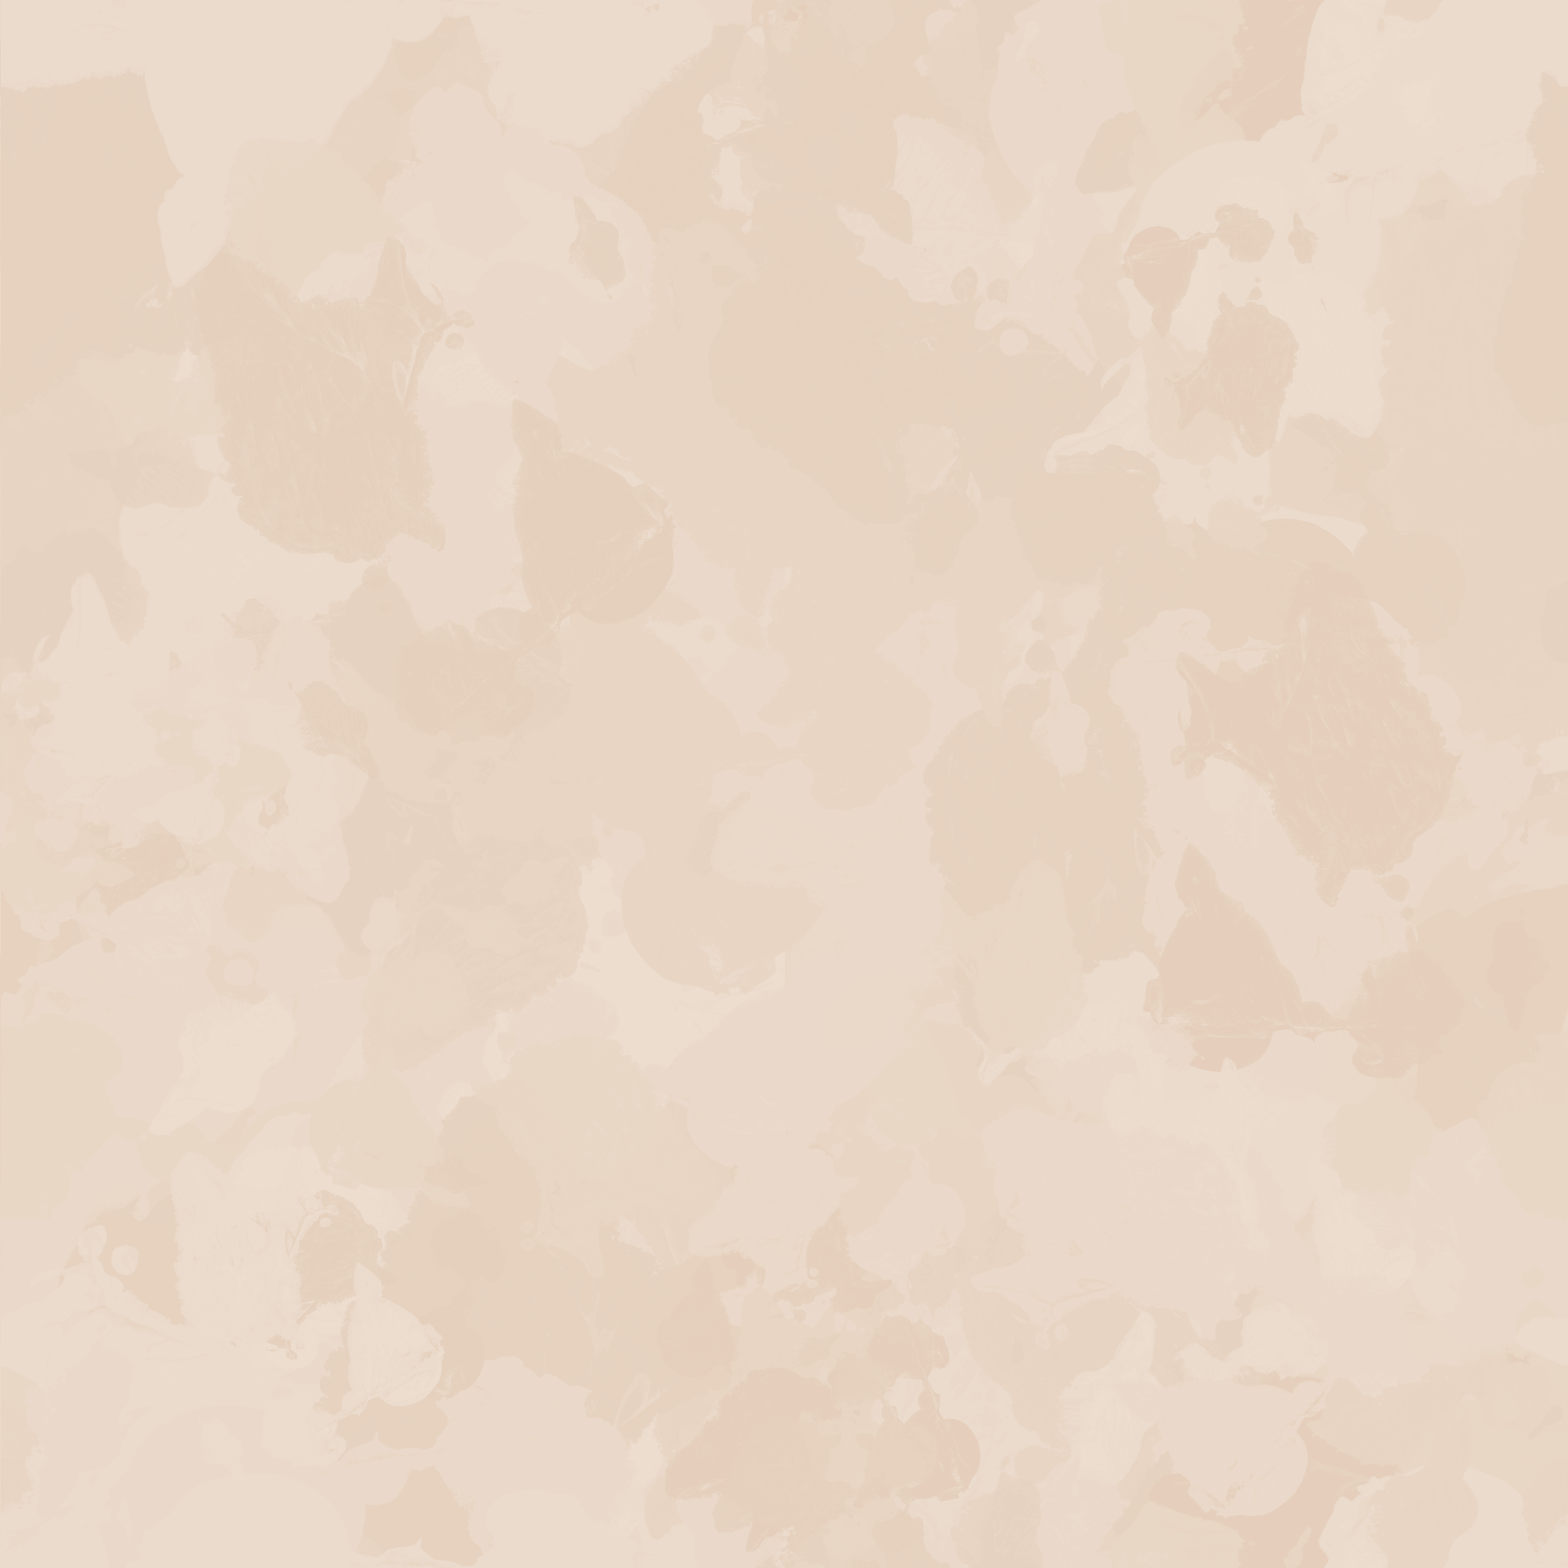
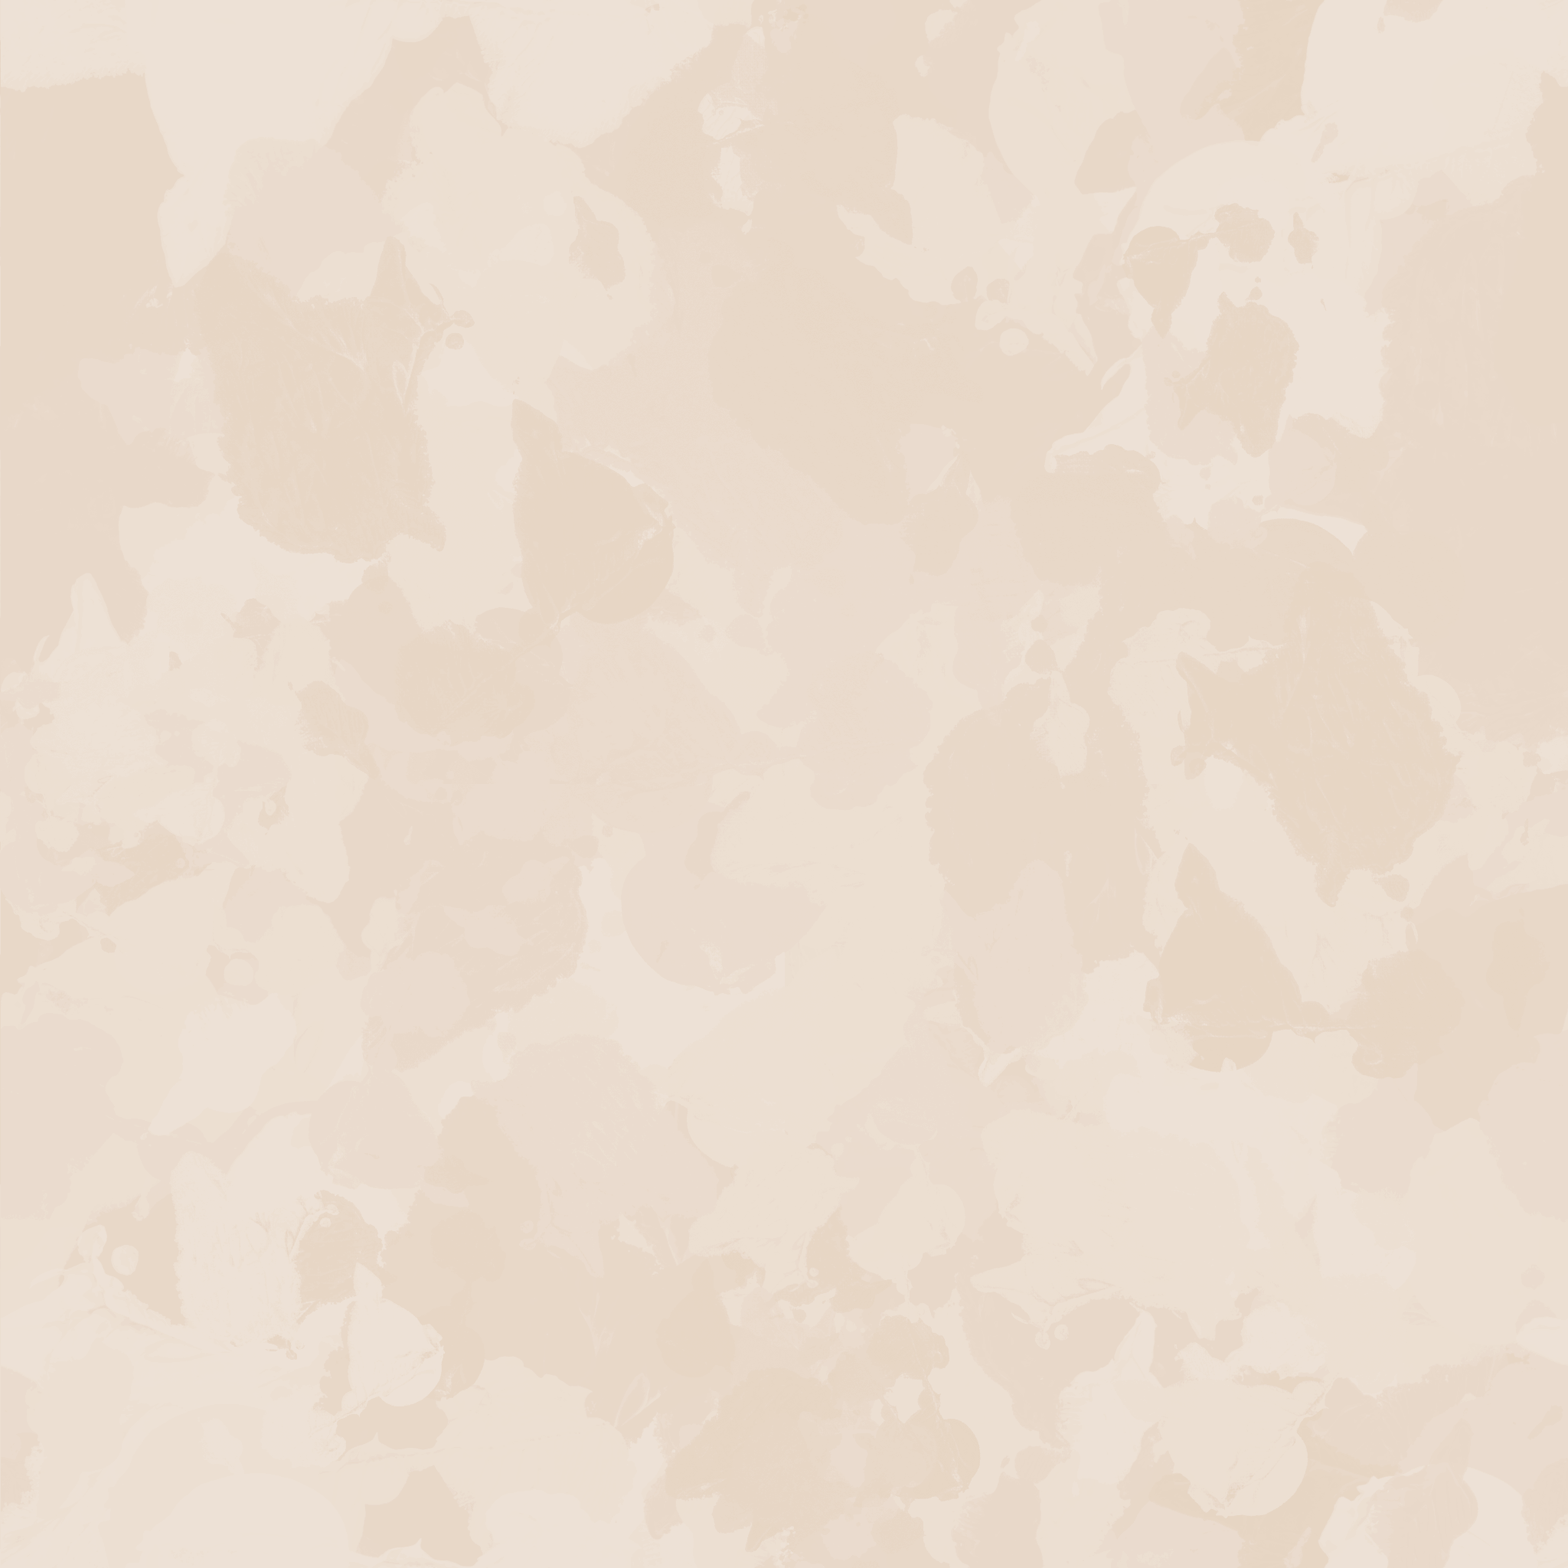
The second (1568, 1568) image is a revision of the first. Changes to its layers:
pixels changed over [left=0, top=0, right=1568, bottom=1568] (layer not identified)